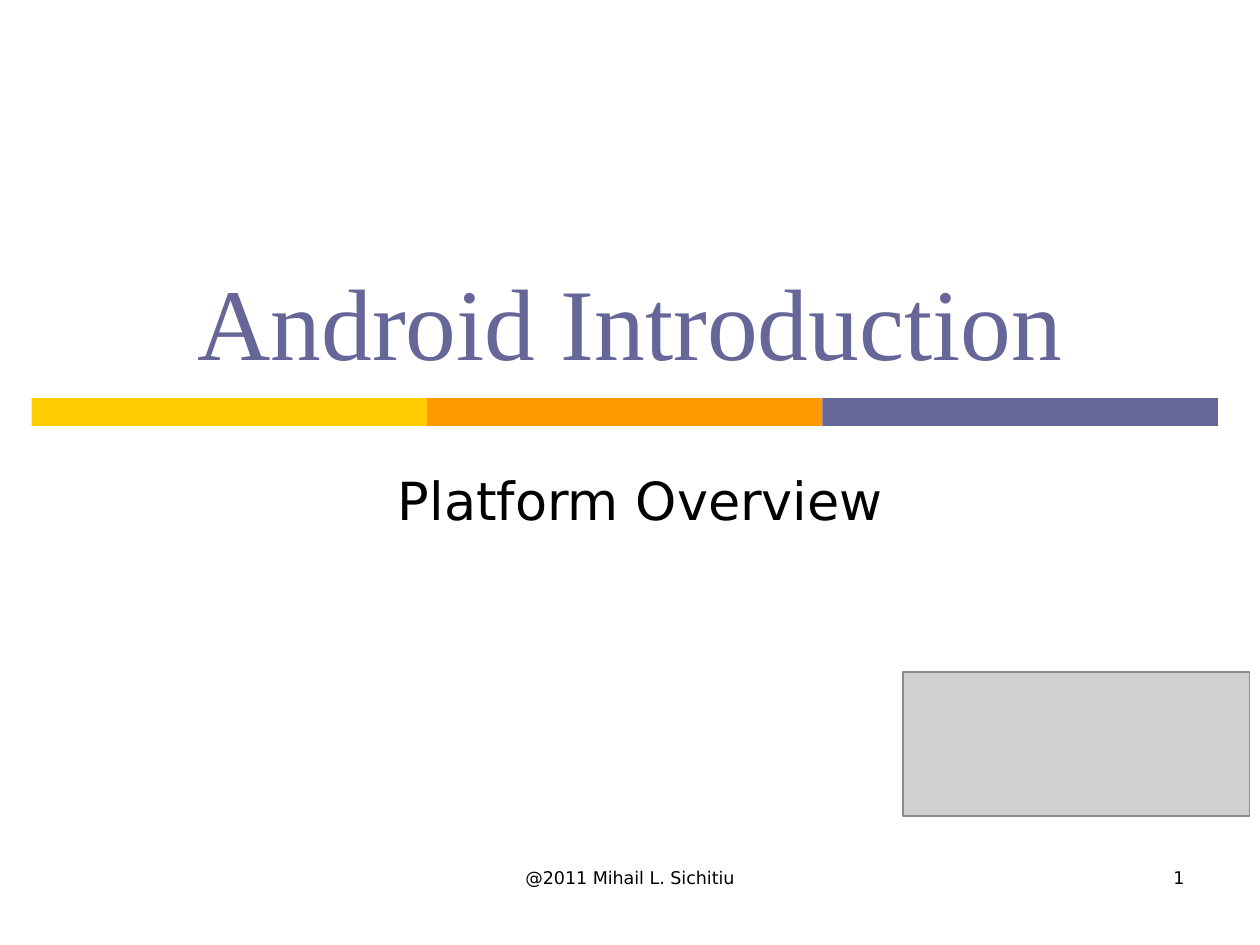
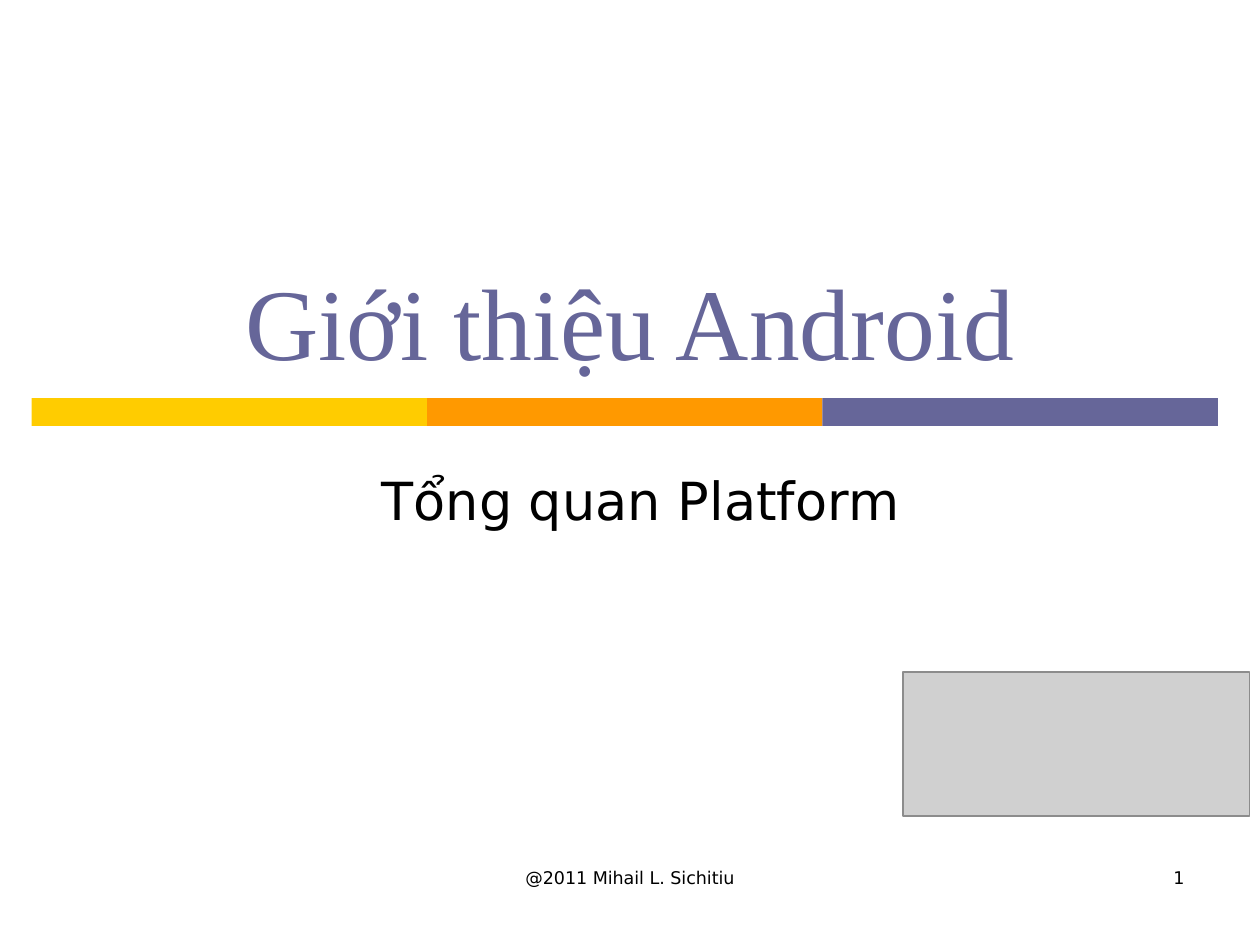
Before and after one commit to hungdien/google-map-api-and-map-on-android, a slide deck: slide 1 of Reports/Presentation.ppt. Drawn at 1260x945 pixels with LibreOffice and Linux fonts; fonts in the diff are those of the drawing; grey boxes stand for pictures; background and template pictures are left out. Boxes give left, top, right and bottom in pixels: in the first picture for what was removed or moved away, otherwise in the second. Text is boxed around its words. In the diff, an @@ line names an element or a change of style, - is before the commit and + after.

```diff
--- a/Reports/Presentation.ppt
+++ b/Reports/Presentation.ppt
@@ title at (245,289,1014,377): text changed @@
-Android Introduction
+Giới thiệu Android
@@ subtitle at (382,478,899,531): text changed @@
-Platform Overview
+Tổng quan Platform
```
Also in this commit, not shown: 3 other slides changed, 2 slides added, 11 slides removed.
